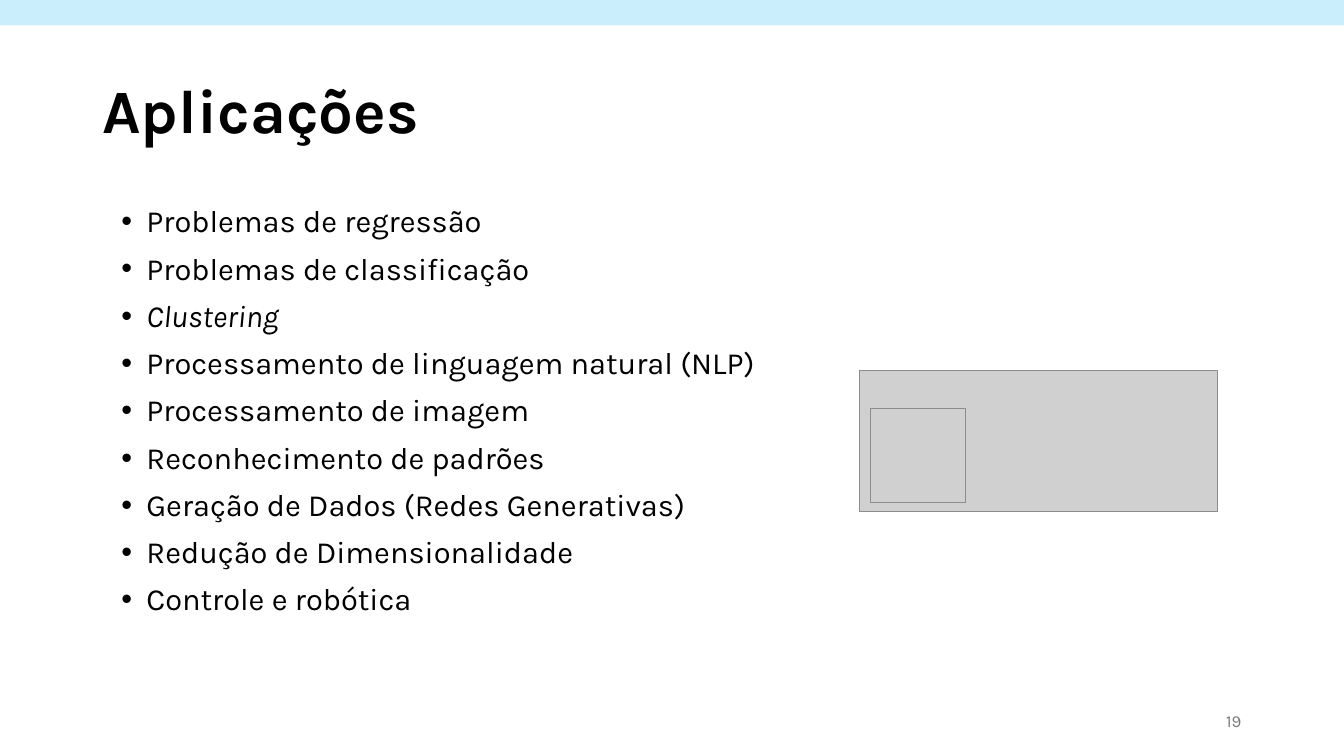
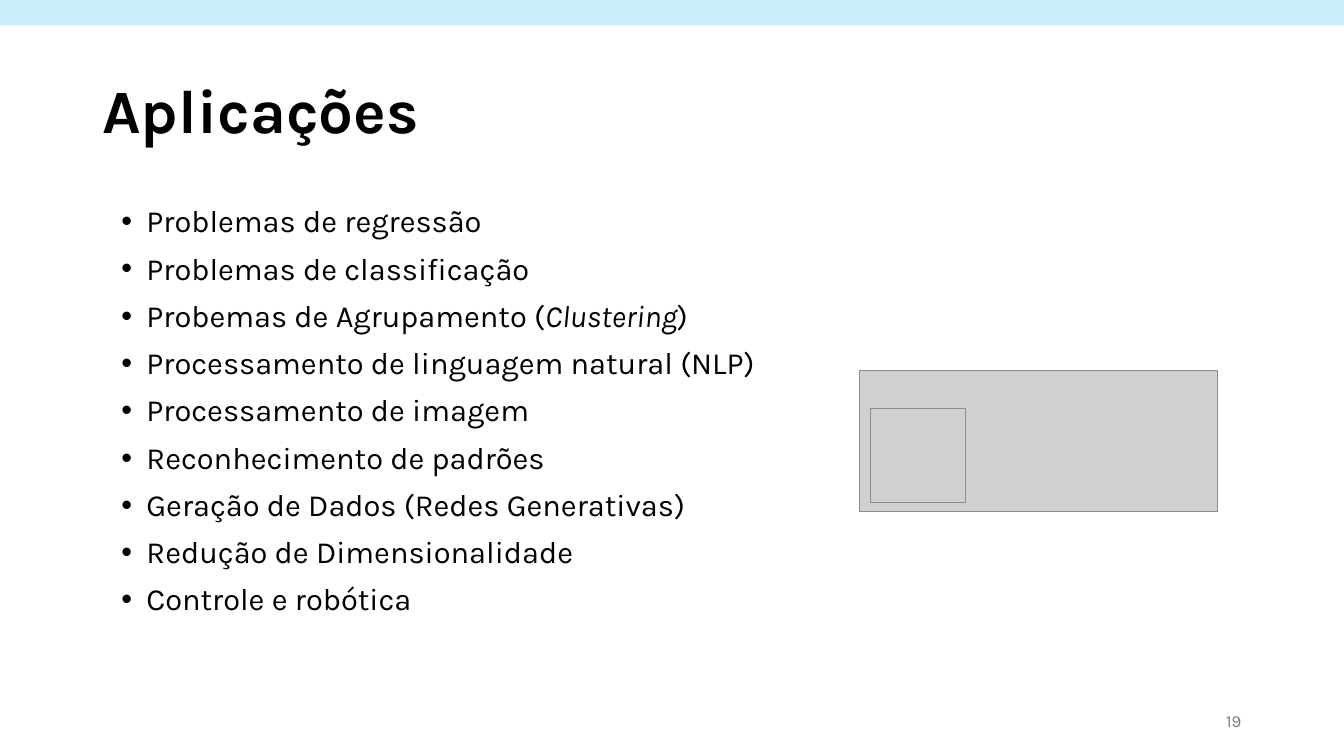
Before and after one commit to OviedoVR/ML_especializacao_2025, a slide deck: slide 19 of assets/ppt/MachineLearning_RedesNeurais.pptx. Drawn at 1344x756 pixels with LibreOffice and Linux fonts; fonts in the diff are those of the drawing; grey boxes stand for pictures. Boxes give left, top, right and bottom in pixels: in the first picture for what was removed or moved away, otherwise in the second. Text is boxed around its words. In the diff, an @@ line names an element or a change of style, - is before the commit and + after.

```diff
--- a/assets/ppt/MachineLearning_RedesNeurais.pptx
+++ b/assets/ppt/MachineLearning_RedesNeurais.pptx
@@ text at (x1=146, y1=304, x2=688, y2=335): text changed; italic off @@
-• Clustering
+• Probemas de Agrupamento (Clustering)
```
Also in this commit, not shown: 7 other files.
